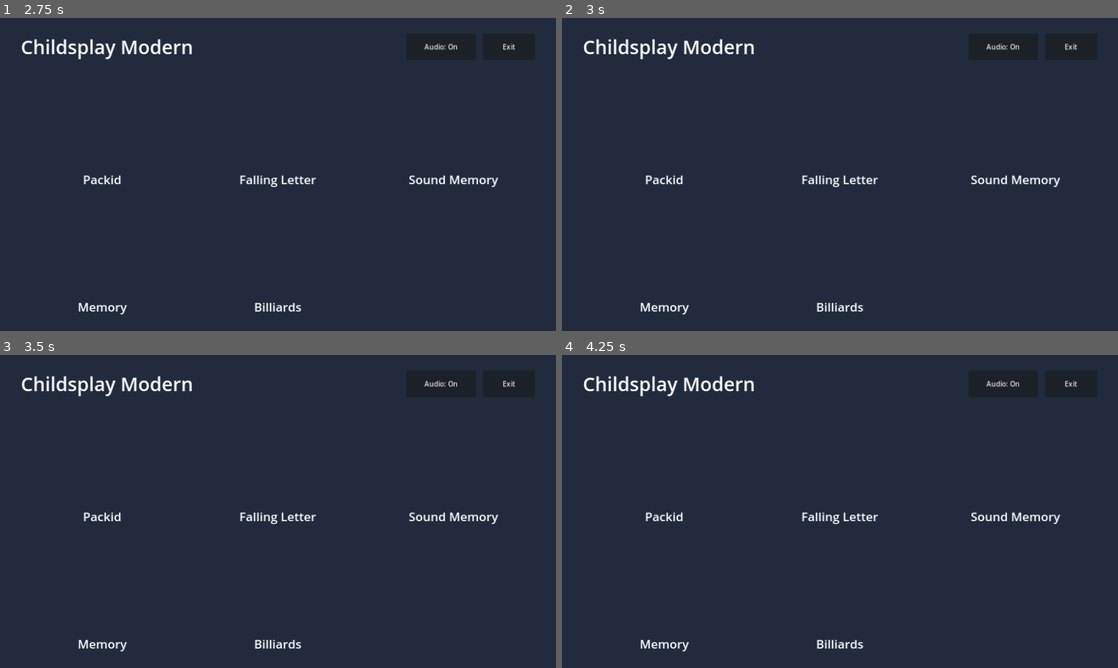
Above: before the commit, frames 1-4 (two rows, left to right).
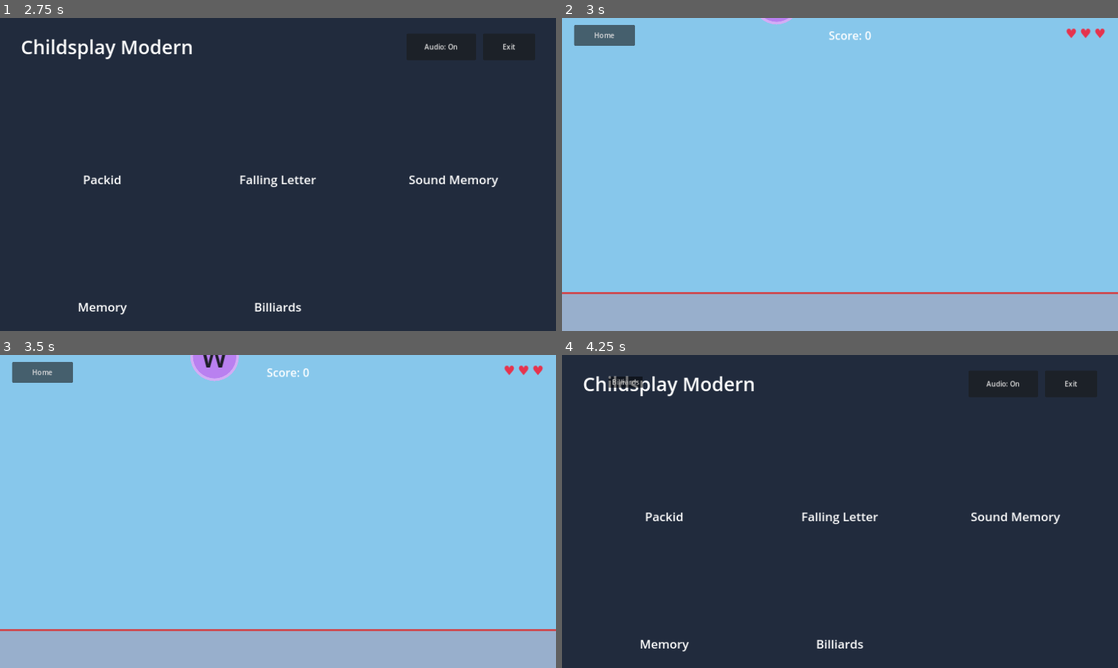
Above: after the commit, the same moments.

Repository: hakarune/childsplay-modern
Game: Godot game, scene res://scenes/MainMenu.tscn
Same seed, same stepped clock (60 frames per second), same inputs: the game is played once before the commit and once after it.
Inputs (mouse positions are in pixels of both pictures, inside the frame that each line leads up to):
- Up to frame 1 (2.75 s): click "Audio: On" at 0.5 s; click "Audio: Off" at 1.25 s; click "Packid" at 2 s
- Up to frame 2 (3 s): click "Falling Letter" at 2.75 s
- Up to frame 3 (3.5 s): no input
- Up to frame 4 (4.25 s): click (606, 373) at 3.5 s, where only the run after the commit has a clickable "Home"

Frame 1 is identical in both runs. In frame 2, 100% of the frame differs, in the area x 0-100%, y 0-100%; in frame 3, 100%; in frame 4, 0.2%.

Commit message:
Add Falling Letter minigame to the Godot desktop build
- scenes/games/FallingLetter.tscn: Control root with top nav bar (Home
  button, score, three heart lives), full-rect PlayArea, translucent
  danger zone + ground line at the bottom, four AudioStreamPlayers
  (spawn/hit/miss/end) and a hidden game-over score board.
- scenes/components/LetterItem.tscn + scripts/LetterItem.gd: reusable
  falling letter (Control + rounded Panel "balloon" + DejaVu Bold glyph).
  target_char / fall_speed; moves down in _process; emits `missed` and
  frees itself at the boundary; pop() does a scale+fade tween on a hit.
- scripts/games/FallingLetter.gd: Timer spawner drops a random A-Z letter
  from a random X; _unhandled_input maps KEY_A..KEY_Z to _try_hit, which
  pops the lowest matching balloon, scores, and plays zap.ogg (no penalty
  on a miss-key). A letter reaching the ground costs a life; zero lives
  ends the round with winner.ogg and a Play Again / Menu board. Fall
  speed ramps 90->340 px/s and spawn interval 1.9->0.65 s with score.
  Back button / ui_cancel return to MainMenu.tscn.
- MainMenu.gd: Falling Letter tile now loads
  res://scenes/games/FallingLetter.tscn.

Verified headless: reimport clean, LetterItem class registers, plain boot
has no errors; spawn/fall, correct-key pop of the lowest match, no-match
no-op, synthetic key event, boundary miss, game over, restart and the
difficulty curve all exercised via a throwaway script.

Co-Authored-By: Claude Sonnet 5 <noreply@anthropic.com>
Claude-Session: https://claude.ai/code/session_011vdsZPzU158QP4Sd1AdsPD

Diff:
--- /dev/null
+++ b/desktop-godot/scenes/components/LetterItem.tscn
@@ -0,0 +1,33 @@
+[gd_scene load_steps=3 format=3 uid="uid://bletteritemcp0"]
+
+[ext_resource type="Script" path="res://scripts/LetterItem.gd" id="1_li"]
+[ext_resource type="FontFile" path="res://assets/fonts/DejaVuSansCondensed-Bold.ttf" id="2_font"]
+
+[node name="LetterItem" type="Control"]
+custom_minimum_size = Vector2(112, 112)
+layout_mode = 3
+anchors_preset = 0
+offset_right = 112.0
+offset_bottom = 112.0
+script = ExtResource("1_li")
+
+[node name="Balloon" type="Panel" parent="."]
+layout_mode = 1
+anchors_preset = 15
+anchor_right = 1.0
+anchor_bottom = 1.0
+grow_horizontal = 2
+grow_vertical = 2
+
+[node name="Char" type="Label" parent="Balloon"]
+layout_mode = 1
+anchors_preset = 15
+anchor_right = 1.0
+anchor_bottom = 1.0
+grow_horizontal = 2
+grow_vertical = 2
+theme_override_fonts/font = ExtResource("2_font")
+theme_override_font_sizes/font_size = 64
+text = "A"
+horizontal_alignment = 1
+vertical_alignment = 1
--- /dev/null
+++ b/desktop-godot/scenes/games/FallingLetter.tscn
@@ -0,0 +1,201 @@
+[gd_scene load_steps=2 format=3 uid="uid://dfallletter000"]
+
+[ext_resource type="Script" path="res://scripts/games/FallingLetter.gd" id="1_fl"]
+
+[node name="FallingLetter" type="Control"]
+layout_mode = 3
+anchors_preset = 15
+anchor_right = 1.0
+anchor_bottom = 1.0
+grow_horizontal = 2
+grow_vertical = 2
+script = ExtResource("1_fl")
+
+[node name="Background" type="ColorRect" parent="."]
+layout_mode = 1
+anchors_preset = 15
+anchor_right = 1.0
+anchor_bottom = 1.0
+grow_horizontal = 2
+grow_vertical = 2
+color = Color(0.53, 0.78, 0.92, 1)
+
+[node name="PlayArea" type="Control" parent="."]
+unique_name_in_owner = true
+layout_mode = 1
+anchors_preset = 15
+anchor_right = 1.0
+anchor_bottom = 1.0
+grow_horizontal = 2
+grow_vertical = 2
+clip_contents = true
+
+[node name="DangerZone" type="ColorRect" parent="PlayArea"]
+layout_mode = 1
+anchor_top = 1.0
+anchor_right = 1.0
+anchor_bottom = 1.0
+offset_top = -90.0
+grow_horizontal = 2
+grow_vertical = 0
+color = Color(0.9, 0.25, 0.25, 0.18)
+
+[node name="GroundLine" type="ColorRect" parent="PlayArea"]
+layout_mode = 1
+anchor_top = 1.0
+anchor_right = 1.0
+anchor_bottom = 1.0
+offset_top = -90.0
+offset_bottom = -84.0
+grow_horizontal = 2
+grow_vertical = 0
+color = Color(0.85, 0.2, 0.2, 0.8)
+
+[node name="TopBar" type="MarginContainer" parent="."]
+layout_mode = 1
+anchors_preset = 10
+anchor_right = 1.0
+offset_bottom = 72.0
+grow_horizontal = 2
+theme_override_constants/margin_left = 28
+theme_override_constants/margin_top = 16
+theme_override_constants/margin_right = 28
+theme_override_constants/margin_bottom = 8
+
+[node name="Bar" type="HBoxContainer" parent="TopBar"]
+layout_mode = 2
+theme_override_constants/separation = 16
+
+[node name="BackButton" type="Button" parent="TopBar/Bar"]
+unique_name_in_owner = true
+custom_minimum_size = Vector2(140, 48)
+layout_mode = 2
+text = "Home"
+
+[node name="Spacer" type="Control" parent="TopBar/Bar"]
+layout_mode = 2
+size_flags_horizontal = 3
+
+[node name="ScoreLabel" type="Label" parent="TopBar/Bar"]
+unique_name_in_owner = true
+layout_mode = 2
+theme_override_font_sizes/font_size = 26
+text = "Score: 0"
+vertical_alignment = 1
+
+[node name="Spacer2" type="Control" parent="TopBar/Bar"]
+layout_mode = 2
+size_flags_horizontal = 3
+
+[node name="LivesBox" type="HBoxContainer" parent="TopBar/Bar"]
+unique_name_in_owner = true
+layout_mode = 2
+theme_override_constants/separation = 6
+
+[node name="Life0" type="Label" parent="TopBar/Bar/LivesBox"]
+layout_mode = 2
+theme_override_colors/font_color = Color(0.9, 0.2, 0.3, 1)
+theme_override_font_sizes/font_size = 30
+text = "H"
+
+[node name="Life1" type="Label" parent="TopBar/Bar/LivesBox"]
+layout_mode = 2
+theme_override_colors/font_color = Color(0.9, 0.2, 0.3, 1)
+theme_override_font_sizes/font_size = 30
+text = "H"
+
+[node name="Life2" type="Label" parent="TopBar/Bar/LivesBox"]
+layout_mode = 2
+theme_override_colors/font_color = Color(0.9, 0.2, 0.3, 1)
+theme_override_font_sizes/font_size = 30
+text = "H"
+
+[node name="Audio" type="Node" parent="."]
+
+[node name="SpawnSound" type="AudioStreamPlayer" parent="Audio"]
+bus = &"SFX"
+volume_db = -8.0
+
+[node name="HitSound" type="AudioStreamPlayer" parent="Audio"]
+bus = &"SFX"
+
+[node name="MissSound" type="AudioStreamPlayer" parent="Audio"]
+bus = &"SFX"
+
+[node name="EndSound" type="AudioStreamPlayer" parent="Audio"]
+bus = &"Music"
+
+[node name="SpawnTimer" type="Timer" parent="."]
+unique_name_in_owner = true
+wait_time = 1.8
+
+[node name="GameOverPanel" type="Control" parent="."]
+unique_name_in_owner = true
+visible = false
+layout_mode = 1
+anchors_preset = 15
+anchor_right = 1.0
+anchor_bottom = 1.0
+grow_horizontal = 2
+grow_vertical = 2
+
+[node name="Dim" type="ColorRect" parent="GameOverPanel"]
+layout_mode = 1
+anchors_preset = 15
+anchor_right = 1.0
+anchor_bottom = 1.0
+grow_horizontal = 2
+grow_vertical = 2
+color = Color(0, 0, 0, 0.55)
+
+[node name="Center" type="CenterContainer" parent="GameOverPanel"]
+layout_mode = 1
+anchors_preset = 15
+anchor_right = 1.0
+anchor_bottom = 1.0
+grow_horizontal = 2
+grow_vertical = 2
+
+[node name="Panel" type="PanelContainer" parent="GameOverPanel/Center"]
+layout_mode = 2
+
+[node name="Pad" type="MarginContainer" parent="GameOverPanel/Center/Panel"]
+layout_mode = 2
+theme_override_constants/margin_left = 48
+theme_override_constants/margin_top = 40
+theme_override_constants/margin_right = 48
+theme_override_constants/margin_bottom = 40
+
+[node name="VBox" type="VBoxContainer" parent="GameOverPanel/Center/Panel/Pad"]
+layout_mode = 2
+theme_override_constants/separation = 22
+
+[node name="Title" type="Label" parent="GameOverPanel/Center/Panel/Pad/VBox"]
+layout_mode = 2
+theme_override_font_sizes/font_size = 34
+text = "Great typing!"
+horizontal_alignment = 1
+
+[node name="GameOverSummary" type="Label" parent="GameOverPanel/Center/Panel/Pad/VBox"]
+unique_name_in_owner = true
+layout_mode = 2
+theme_override_font_sizes/font_size = 24
+text = "You caught 0 letters."
+horizontal_alignment = 1
+
+[node name="Buttons" type="HBoxContainer" parent="GameOverPanel/Center/Panel/Pad/VBox"]
+layout_mode = 2
+theme_override_constants/separation = 20
+alignment = 1
+
+[node name="PlayAgainButton" type="Button" parent="GameOverPanel/Center/Panel/Pad/VBox/Buttons"]
+unique_name_in_owner = true
+custom_minimum_size = Vector2(200, 56)
+layout_mode = 2
+text = "Play Again"
+
+[node name="MenuButton" type="Button" parent="GameOverPanel/Center/Panel/Pad/VBox/Buttons"]
+unique_name_in_owner = true
+custom_minimum_size = Vector2(200, 56)
+layout_mode = 2
+text = "Menu"
--- /dev/null
+++ b/desktop-godot/scripts/LetterItem.gd
@@ -0,0 +1,84 @@
+extends Control
+class_name LetterItem
+## A single falling letter: a big high-contrast glyph inside a colourful
+## balloon. It drifts straight down at fall_speed (px/sec). When its
+## bottom edge crosses the danger boundary it emits `missed` and frees
+## itself. The board calls pop() instead when the player types its letter.
+
+signal missed(letter: LetterItem)
+
+const SIZE := Vector2(112.0, 112.0)
+
+var target_char: String = "A"
+var fall_speed: float = 100.0
+
+var _boundary_y: float = 100000.0
+var _bubble_color: Color = Color(0.3, 0.6, 1.0)
+var _dead := false
+
+@onready var _balloon: Panel = $Balloon
+@onready var _label: Label = $Balloon/Char
+
+
+func _ready() -> void:
+	custom_minimum_size = SIZE
+	size = SIZE
+	pivot_offset = SIZE * 0.5
+	_apply_visuals()
+
+
+## Configure the letter. Safe to call right after instantiate(); visuals
+## refresh on _ready. `boundary_y` is the Y (in the parent's space) at
+## which the letter counts as missed.
+func setup(ch: String, speed: float, boundary_y: float, bubble_color: Color) -> void:
+	target_char = ch.to_upper()
+	fall_speed = speed
+	_boundary_y = boundary_y
+	_bubble_color = bubble_color
+	if is_node_ready():
+		_apply_visuals()
+
+
+func _apply_visuals() -> void:
+	_label.text = target_char
+
+	var sb := StyleBoxFlat.new()
+	sb.bg_color = _bubble_color
+	sb.set_corner_radius_all(int(SIZE.x * 0.5))
+	sb.set_border_width_all(6)
+	sb.border_color = _bubble_color.lightened(0.35)
+	_balloon.add_theme_stylebox_override("panel", sb)
+
+	_label.add_theme_color_override(
+		"font_color",
+		Color(0.12, 0.12, 0.16) if _bubble_color.get_luminance() > 0.5 else Color.WHITE
+	)
+
+
+func _process(delta: float) -> void:
+	if _dead:
+		return
+	position.y += fall_speed * delta
+	if position.y + size.y >= _boundary_y:
+		_dead = true
+		missed.emit(self)
+		queue_free()
+
+
+## Player typed this letter: quick "pop" then disappear.
+func pop() -> void:
+	if _dead:
+		return
+	_dead = true
+	set_process(false)
+	var t := create_tween()
+	t.set_parallel(true)
+	t.tween_property(self, "scale", Vector2(1.6, 1.6), 0.18).set_ease(Tween.EASE_OUT)
+	t.tween_property(self, "modulate:a", 0.0, 0.18)
+	t.chain().tween_callback(queue_free)
+
+
+## Stop falling in place (used when the game ends).
+func freeze() -> void:
+	fall_speed = 0.0
+	set_process(false)
--- a/desktop-godot/scripts/MainMenu.gd
+++ b/desktop-godot/scripts/MainMenu.gd
@@ -16,7 +16,7 @@
 	{
 		"id": "fallingletter", "title": "Falling Letter",
 		"icon": "fallingletters.icon.png", "hover": "fallingletters_ro.icon.png",
-		"scene": "res://scenes/minigames/Fallingletter.tscn",
+		"scene": "res://scenes/games/FallingLetter.tscn",
 	},
 	{
 		"id": "soundmemory", "title": "Sound Memory",
--- /dev/null
+++ b/desktop-godot/scripts/games/FallingLetter.gd
@@ -0,0 +1,212 @@
+extends Control
+## FallingLetter — type the letter on each balloon before it reaches the
+## ground. Miss three and the round ends with a friendly score board.
+##
+## Letters spawn on a Timer from random X positions at the top of the play
+## area. Typing a letter pops the LOWEST matching balloon (most urgent).
+## As the score climbs, balloons fall faster and spawn more often.
+
+const MAIN_MENU := "res://scenes/MainMenu.tscn"
+const LETTER_SCENE := preload("res://scenes/components/LetterItem.tscn")
+
+const ALPHABET := "ABCDEFGHIJKLMNOPQRSTUVWXYZ"
+
+const START_LIVES := 3
+const DANGER_ZONE_H := 90.0
+
+const START_SPEED := 90.0        # px/sec
+const SPEED_PER_POINT := 6.0
+const MAX_SPEED := 340.0
+
+const START_SPAWN := 1.9         # seconds between balloons
+const SPAWN_PER_POINT := 0.045
+const MIN_SPAWN := 0.65
+
+const BUBBLE_COLORS := [
+	Color("ff6b6b"), Color("ffd93d"), Color("6bcB77"),
+	Color("4d96ff"), Color("b980f0"), Color("ff9f45"),
+]
+
+const SND_SPAWN := "pick.wav"
+const SND_HIT := "zap.ogg"
+const SND_MISS := "bump.wav"
+const SND_END := "winner.ogg"
+
+const HEART_FULL := "♥"
+const HEART_EMPTY := "♡"
+
+var _score := 0
+var _lives := START_LIVES
+var _active := false
+var _letters: Array[LetterItem] = []
+
+@onready var _play_area: Control = %PlayArea
+@onready var _score_label: Label = %ScoreLabel
+@onready var _lives_box: HBoxContainer = %LivesBox
+@onready var _back_button: Button = %BackButton
+@onready var _spawn_timer: Timer = %SpawnTimer
+@onready var _game_over_panel: Control = %GameOverPanel
+@onready var _summary: Label = %GameOverSummary
+@onready var _play_again: Button = %PlayAgainButton
+@onready var _menu_button: Button = %MenuButton
+
+@onready var _sfx_spawn: AudioStreamPlayer = $Audio/SpawnSound
+@onready var _sfx_hit: AudioStreamPlayer = $Audio/HitSound
+@onready var _sfx_miss: AudioStreamPlayer = $Audio/MissSound
+@onready var _sfx_end: AudioStreamPlayer = $Audio/EndSound
+
+
+func _ready() -> void:
+	_sfx_spawn.stream = AssetLoader.get_stream(SND_SPAWN)
+	_sfx_hit.stream = AssetLoader.get_stream(SND_HIT)
+	_sfx_miss.stream = AssetLoader.get_stream(SND_MISS)
+	_sfx_end.stream = AssetLoader.get_stream(SND_END)
+
+	_back_button.pressed.connect(_go_home)
+	_menu_button.pressed.connect(_go_home)
+	_play_again.pressed.connect(_start_game)
+	_spawn_timer.timeout.connect(_on_spawn_timer)
+
+	_start_game()
+
+
+# ---------------------------------------------------------------------------
+# Round lifecycle
+# ---------------------------------------------------------------------------
+
+func _start_game() -> void:
+	for letter in _letters:
+		if is_instance_valid(letter):
+			letter.queue_free()
+	_letters.clear()
+
+	_score = 0
+	_lives = START_LIVES
+	_active = true
+	_game_over_panel.visible = false
+	_update_score()
+	_update_lives()
+
+	_spawn_timer.wait_time = START_SPAWN
+	_spawn_timer.start()
+	_spawn_letter()
+
+
+func _game_over() -> void:
+	_active = false
+	_spawn_timer.stop()
+	for letter in _letters:
+		if is_instance_valid(letter):
+			letter.freeze()
+	_play(_sfx_end)
+	_summary.text = "You caught %d letter%s!" % [_score, "" if _score == 1 else "s"]
+	_game_over_panel.visible = true
+	_play_again.grab_focus()
+
+
+# ---------------------------------------------------------------------------
+# Spawning & difficulty
+# ---------------------------------------------------------------------------
+
+func _on_spawn_timer() -> void:
+	if _active:
+		_spawn_letter()
+
+
+func _spawn_letter() -> void:
+	var letter: LetterItem = LETTER_SCENE.instantiate()
+	var ch := ALPHABET[randi() % ALPHABET.length()]
+	var area := _play_area.size
+	var boundary_y := area.y - DANGER_ZONE_H
+	var max_x: float = maxf(0.0, area.x - LetterItem.SIZE.x)
+
+	_play_area.add_child(letter)
+	letter.position = Vector2(randf_range(0.0, max_x), -LetterItem.SIZE.y)
+	letter.setup(ch, _current_speed(), boundary_y, BUBBLE_COLORS.pick_random())
+	letter.missed.connect(_on_letter_missed)
+	_letters.append(letter)
+
+	_play(_sfx_spawn)
+	_spawn_timer.wait_time = _current_spawn_interval()
+
+
+func _current_speed() -> float:
+	return minf(MAX_SPEED, START_SPEED + _score * SPEED_PER_POINT)
+
+
+func _current_spawn_interval() -> float:
+	return maxf(MIN_SPAWN, START_SPAWN - _score * SPAWN_PER_POINT)
+
+
+# ---------------------------------------------------------------------------
+# Input
+# ---------------------------------------------------------------------------
+
+func _unhandled_input(event: InputEvent) -> void:
+	if event.is_action_pressed("ui_cancel"):
+		_go_home()
+		return
+
+	if not _active:
+		return
+	if not (event is InputEventKey) or not event.pressed or event.echo:
+		return
+
+	var key: int = event.keycode
+	if key >= KEY_A and key <= KEY_Z:
+		_try_hit(String.chr(key))
+		get_viewport().set_input_as_handled()
+
+
+## Pop the lowest on-screen balloon whose letter matches `ch`.
+func _try_hit(ch: String) -> void:
+	var target: LetterItem = null
+	for letter in _letters:
+		if not is_instance_valid(letter):
+			continue
+		if letter.target_char == ch and (target == null or letter.position.y > target.position.y):
+			target = letter
+
+	if target == null:
+		return  # no match: no penalty, just ignore
+
+	_letters.erase(target)
+	target.pop()
+	_score += 1
+	_update_score()
+	_play(_sfx_hit)
+
+
+func _on_letter_missed(letter: LetterItem) -> void:
+	_letters.erase(letter)
+	if not _active:
+		return
+	_lives -= 1
+	_play(_sfx_miss)
+	_update_lives()
+	if _lives <= 0:
+		_game_over()
+
+
+# ---------------------------------------------------------------------------
+# HUD helpers
+# ---------------------------------------------------------------------------
+
+func _update_score() -> void:
+	_score_label.text = "Score: %d" % _score
+
+
+func _update_lives() -> void:
+	var hearts := _lives_box.get_children()
+	for i in hearts.size():
+		hearts[i].text = HEART_FULL if i < _lives else HEART_EMPTY
+		hearts[i].modulate.a = 1.0 if i < _lives else 0.4
+
+
+func _go_home() -> void:
+	get_tree().change_scene_to_file(MAIN_MENU)
+
+
+func _play(player: AudioStreamPlayer) -> void:
+	if player.stream != null:
+		player.play()
Not shown, added: desktop-godot/scripts/LetterItem.gd.uid
Not shown, added: desktop-godot/scripts/games/FallingLetter.gd.uid
